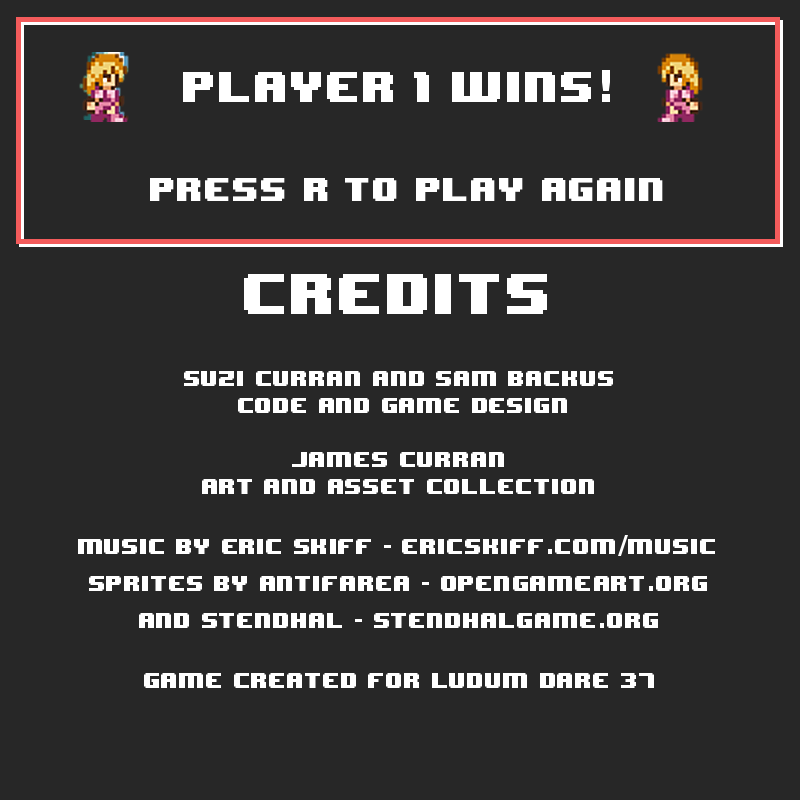
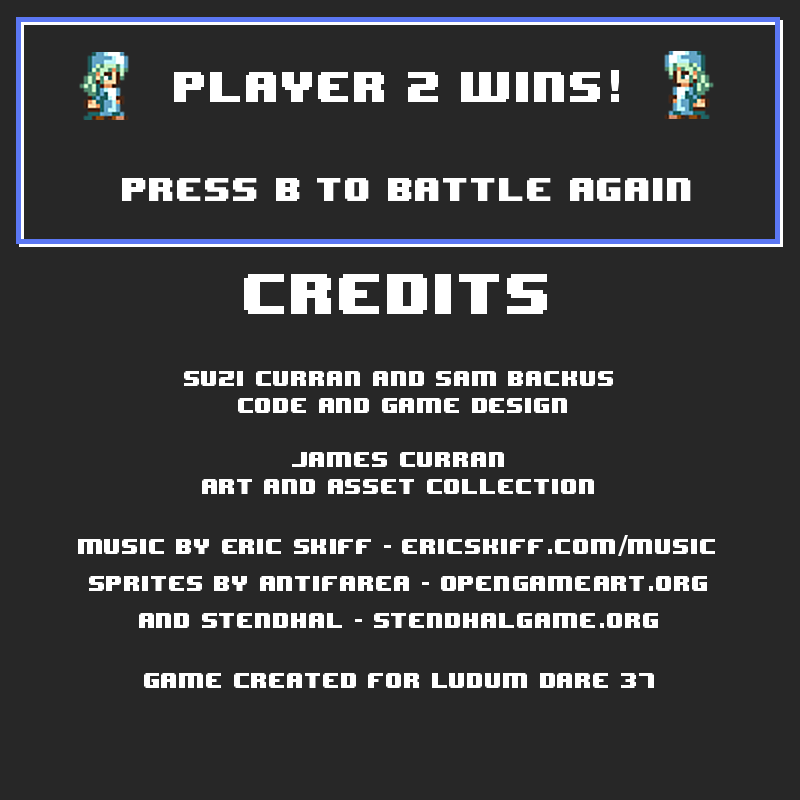
Layered file, before and after one edit (800 × 800). Changes by layer:
hid "P1 Sprite Right" over [657, 52, 704, 122]
hid "P1 Sprite Left" over [82, 53, 128, 122]
showed "PLAYER 2 wINS!" over [174, 70, 619, 102]
hid "PLAYER 1 wINS! #1" over [186, 70, 610, 102]
showed "Sprite Right" over [663, 51, 714, 119]
showed "Blue Frame copy" over [16, 17, 780, 244]
renamed "Press R to Play Again" to "Press B to Battle Again", painted on it over [122, 178, 691, 201]
